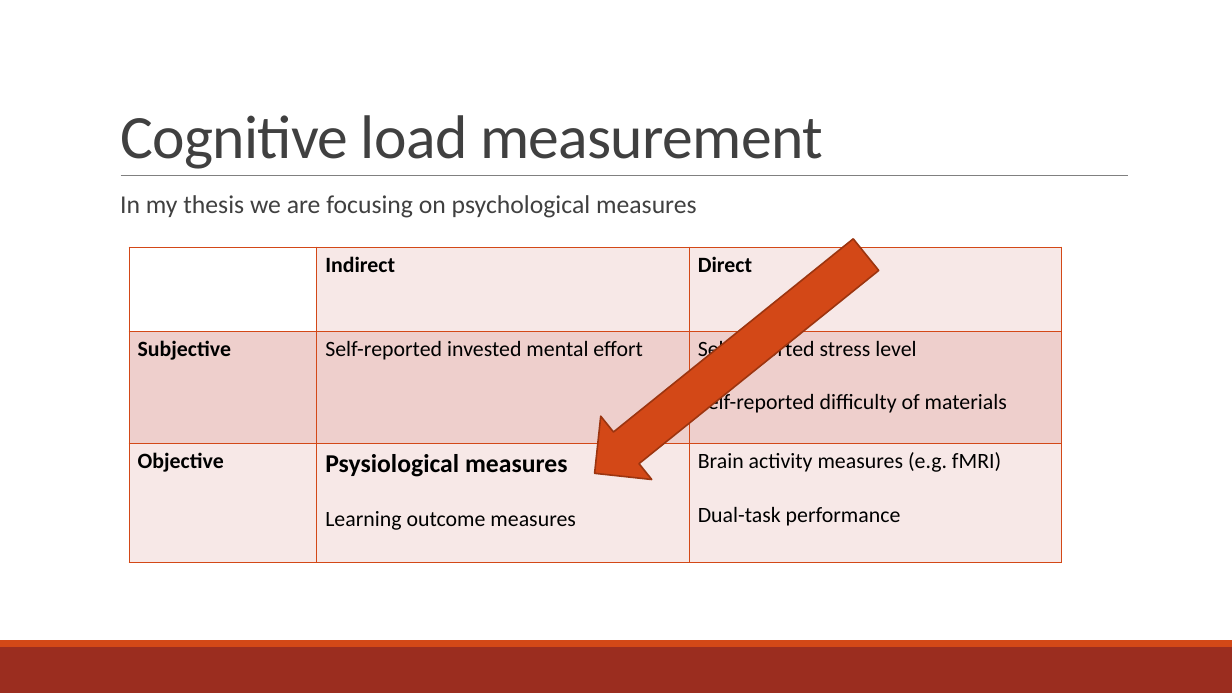
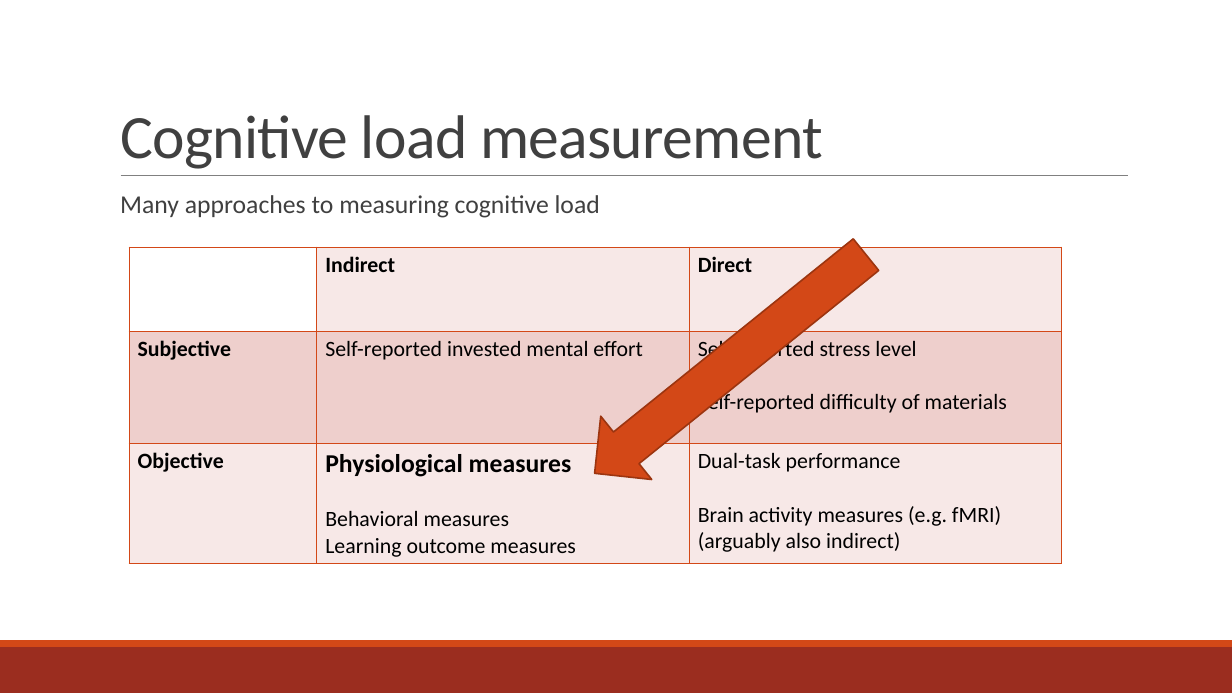
Before and after one commit to Rahazan/AI-BSc-Thesis, a slide deck: slide 3 of presentation/Portable biometrics for determining cognitive load from galvanic.pptx. Drawn at 1232x693 pixels with LibreOffice and Linux fonts; fonts in the diff are those of the drawing. Boxes give left, top, right and bottom in pixels: in the first picture for what was removed or moved away, otherwise in the second. Text is boxed around its words. In the diff, an @@ line names an element or a change of style, - is before the commit and + after.

```diff
--- a/presentation/Portable biometrics for determining cognitive load from galvanic.pptx
+++ b/presentation/Portable biometrics for determining cognitive load from galvanic.pptx
@@ text at [120, 195, 600, 218]: text changed @@
-  In my thesis we are focusing on psychological measures
+  Many approaches to measuring cognitive load
@@ table at [129, 247, 1062, 563] @@
-row 3, column 2: Psysiological measures / Learning outcome measures
+row 3, column 2: Physiological measures / Behavioral measures / Learning outcome measures
-row 3, column 3: Brain activity measures (e.g. fMRI) / Dual-task performance
+row 3, column 3: Dual-task performance / Brain activity measures (e.g. fMRI) / (arguably also indirect)
```
Also in this commit, not shown: 8 other slides changed, 15 slides added, 1 slide removed, 1 other file.
